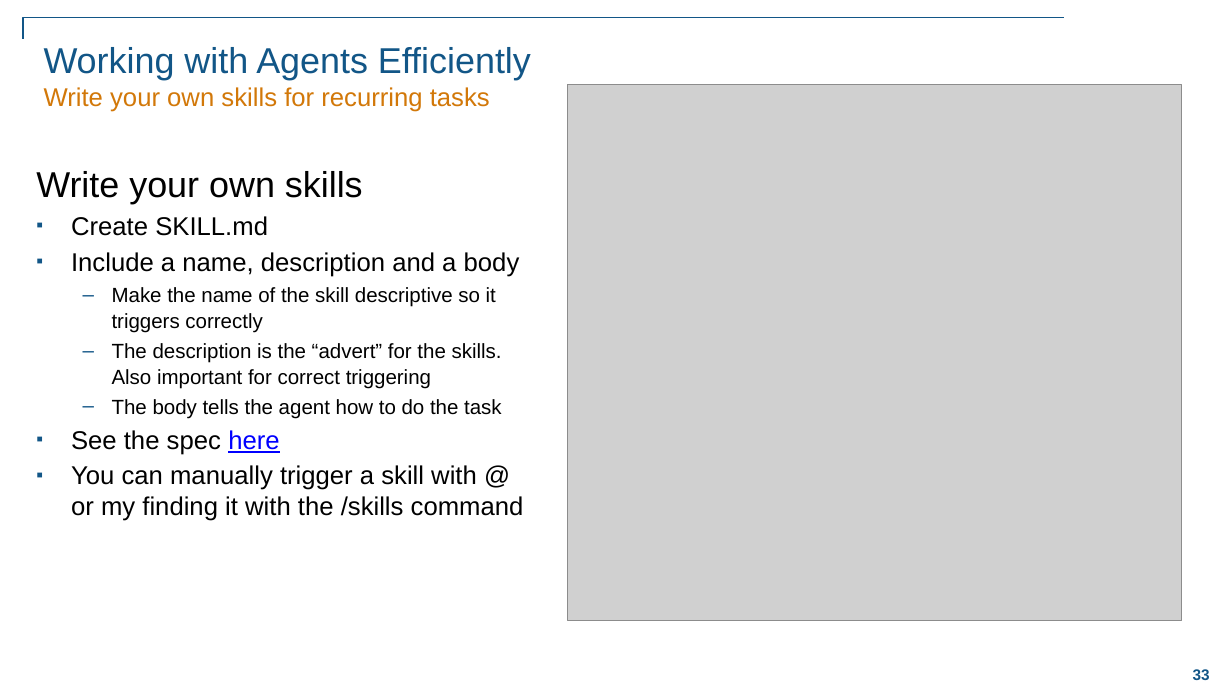
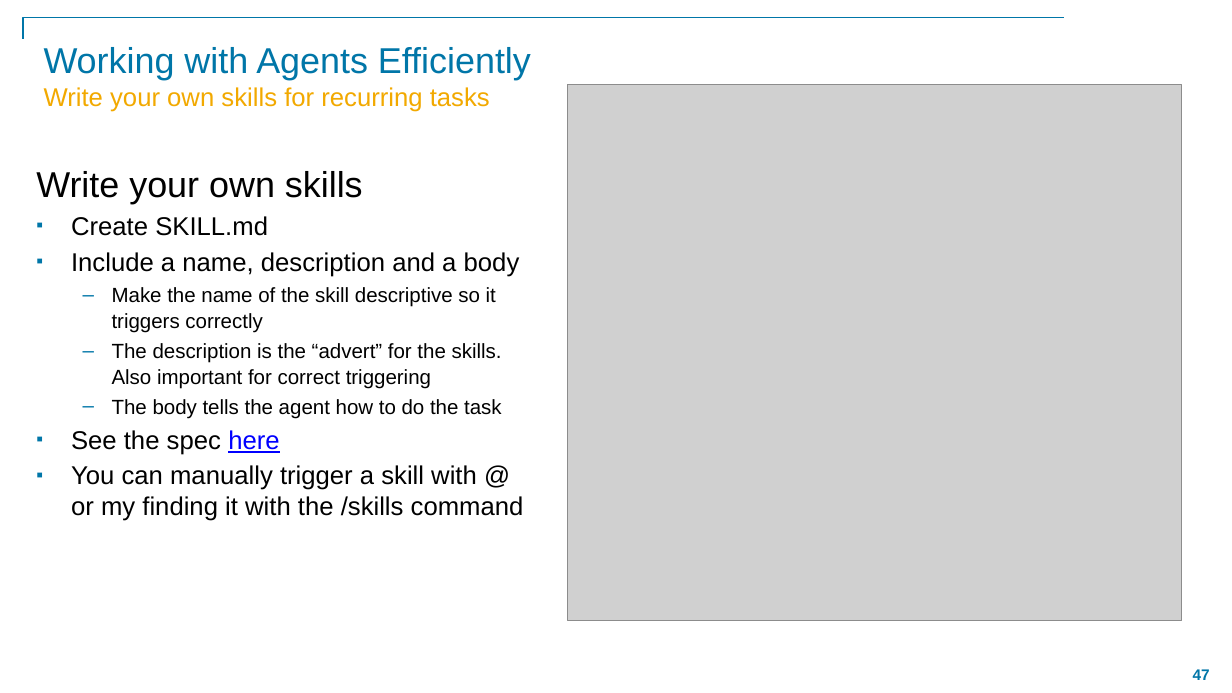
Before and after one commit to eoldewage/transform-your-workflows-with-agents, a slide deck: slide 47 of Transform Your Workflow with Agents in MATLAB.pptx (slide 33 before the commit). Drawn at 1232x693 pixels with LibreOffice and Linux fonts; fonts in the diff are those of the drawing; grey boxes stand for pictures; background and template pictures are left out. Boxes give left, top, right and bottom in pixels: in the first picture for what was removed or moved away, otherwise in the second. Text is boxed around its words. In the diff, an @@ line names an element or a change of style, - is before the commit and + after.

```diff
--- a/Transform Your Workflow with Agents in MATLAB.pptx
+++ b/Transform Your Workflow with Agents in MATLAB.pptx
@@ elbow line (1064, 18) - (23, 39): stroke #125687 1 pt to #0076A8 1 pt @@
@@ title "Working with Agents Efficiently Write ..." at (44, 47, 531, 112): text colour #125687 to #0076A8 in "Working with Agents Efficiently"; text colour #D27809 to #F2A900 in "Write your own skills for recurring tasks" @@
@@ text at (71, 216, 524, 521): bullet colour #125687 to #0076A8 @@
@@ page number at (1193, 669, 1210, 680): text changed; text colour #125687 to #0076A8 @@
-33
+47
```
Also in this commit, not shown: 6 other slides changed, 3 slides added.
